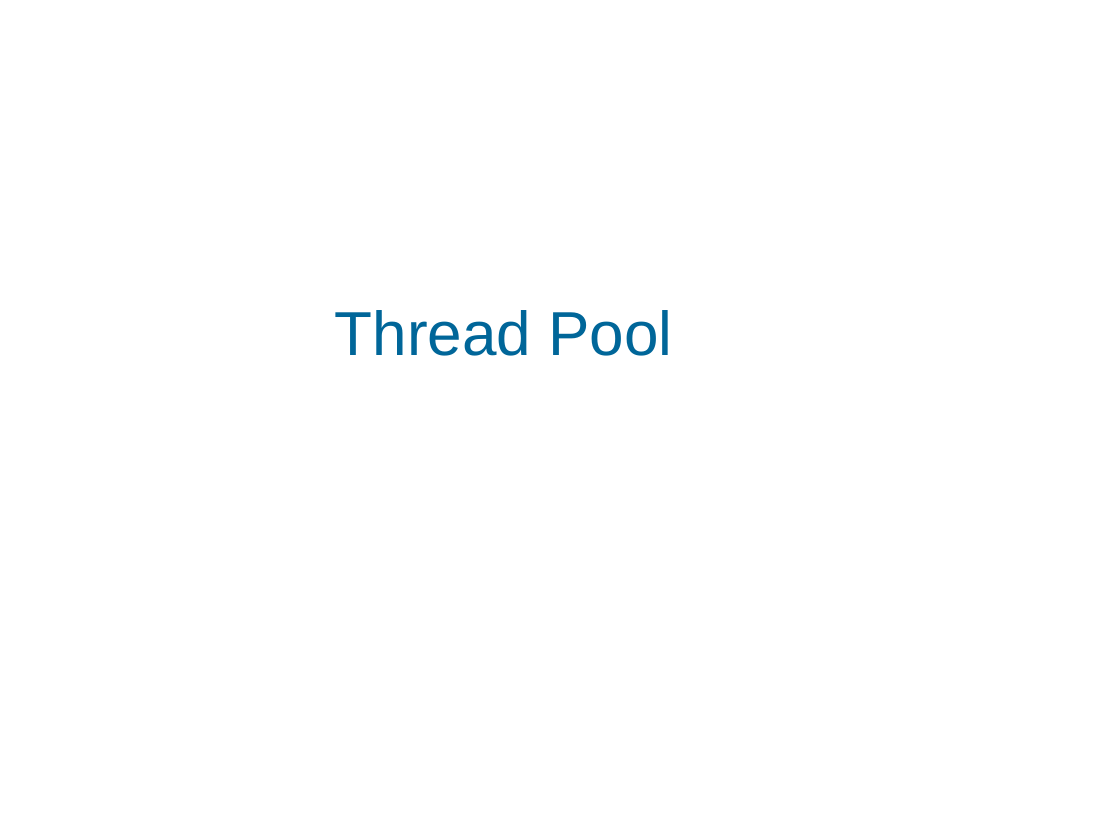
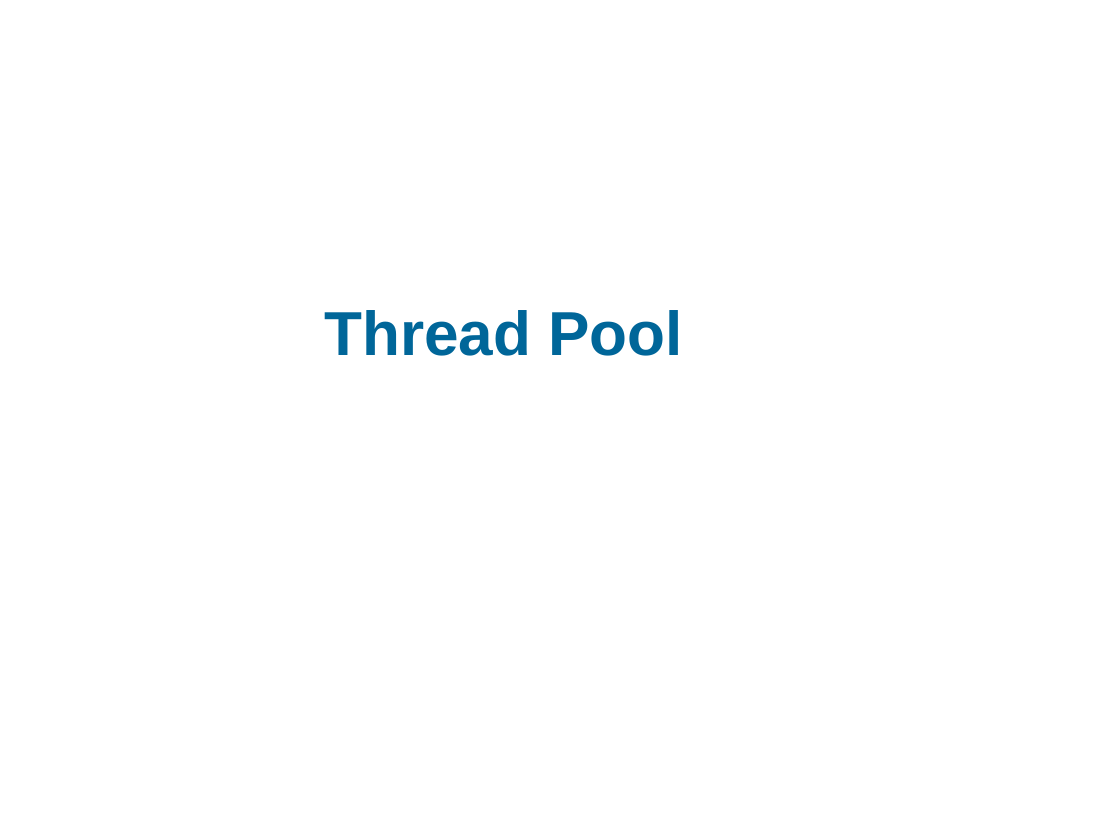
Before and after one commit to hung170598/EwayIntern, a slide deck: slide 1 of ThreadPool.odp. Drawn at 1120x840 pixels with LibreOffice and Linux fonts; fonts in the diff are those of the drawing; background and template pictures are left out. Boxes give left, top, right and bottom in pixels: in the first picture for what was removed or moved away, otherwise in the second. Text is boxed around its words. In the diff, an @@ line names an element or a change of style, - is before the commit and + after.

```diff
--- a/ThreadPool.odp
+++ b/ThreadPool.odp
@@ title "Thread Pool" at <box>324,310,682,356</box>: bold on @@
```
Also in this commit, not shown: 8 slides added, 1 slide removed, 49 other files.
